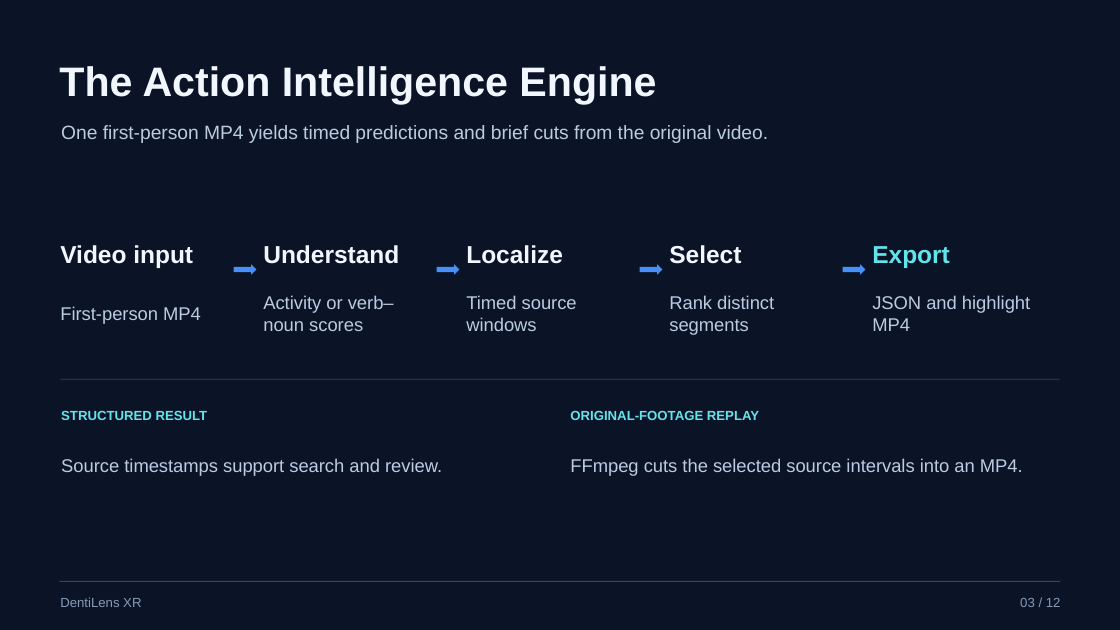
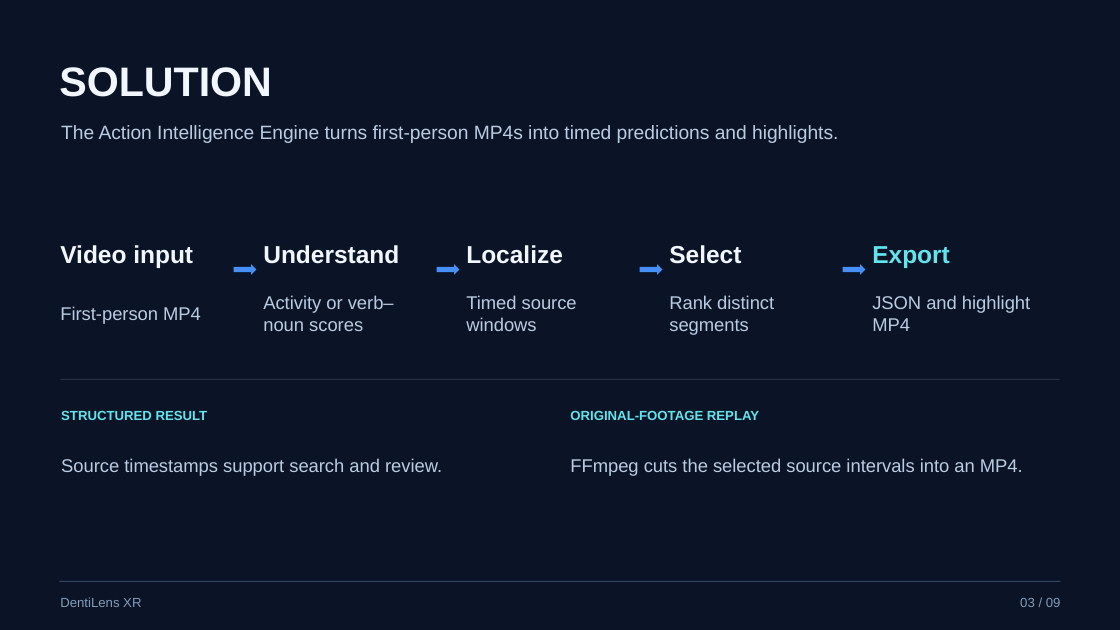
Before and after one commit to ArhamChoudhary-ui/DentiLens, a slide deck: slide 3 of reference/submission/Final Presentation/VelloreInstituteofTechnology_Rajasthani.pptx. Drawn at 1120x630 pixels with LibreOffice and Linux fonts; fonts in the diff are those of the drawing. Boxes give left, top, right and bottom in pixels: in the first picture for what was removed or moved away, otherwise in the second. Text is boxed around its words. In the diff, an @@ line names an element or a change of style, - is before the commit and + after.

```diff
--- a/reference/submission/Final Presentation/VelloreInstituteofTechnology_Rajasthani.pptx
+++ b/reference/submission/Final Presentation/VelloreInstituteofTechnology_Rajasthani.pptx
@@ text at (59,67,271,97): text changed @@
-The Action Intelligence Engine
+SOLUTION
@@ text at (61,125,838,143): text changed @@
-One first-person MP4 yields timed predictions and brief cuts from the original video.
+The Action Intelligence Engine turns first-person MP4s into timed predictions and highlights.
@@ text at (1020,598,1061,607): text changed @@
-03 / 12
+03 / 09
```
Also in this commit, not shown: 8 other slides changed, 3 slides removed, 2 other files.
